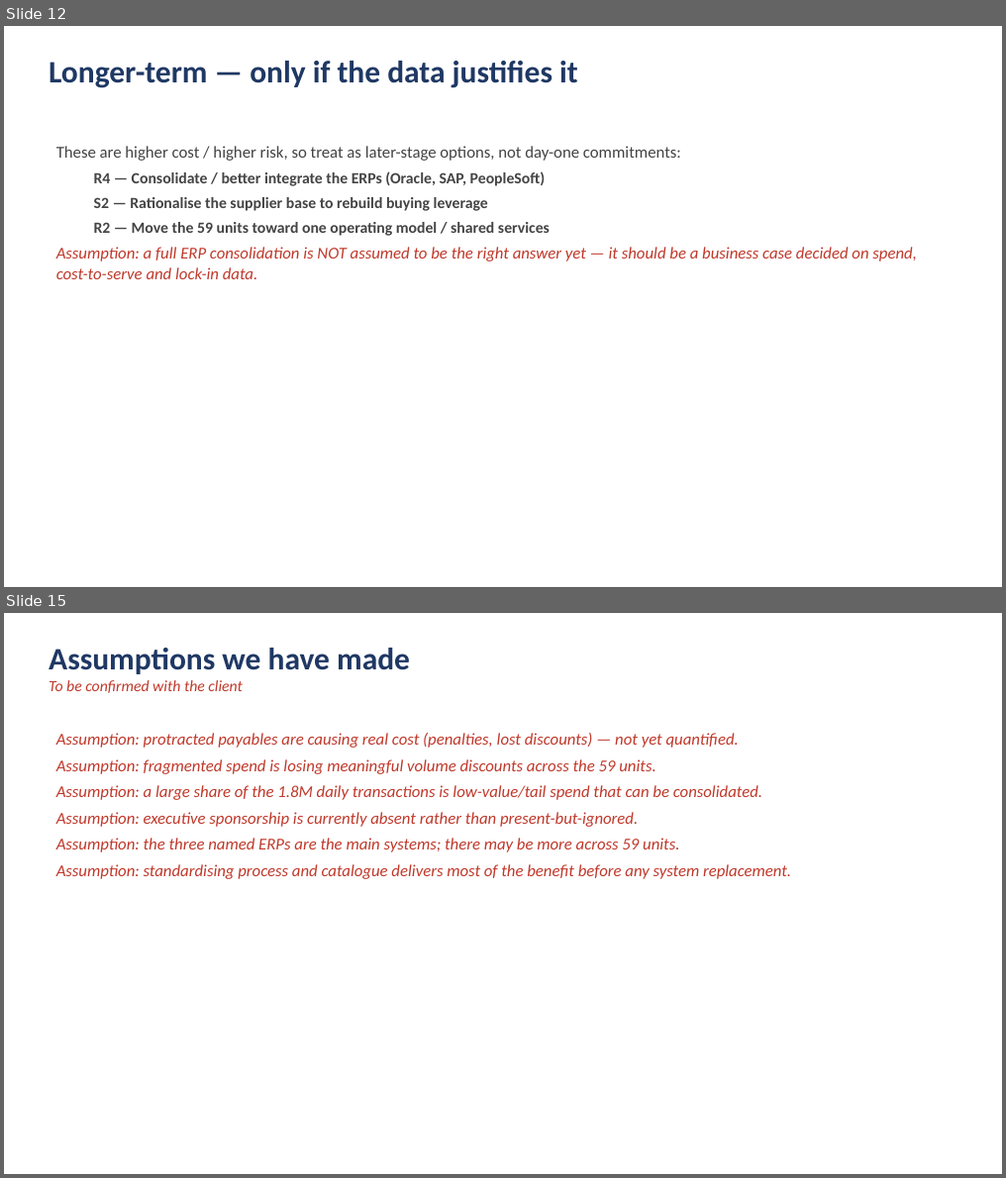
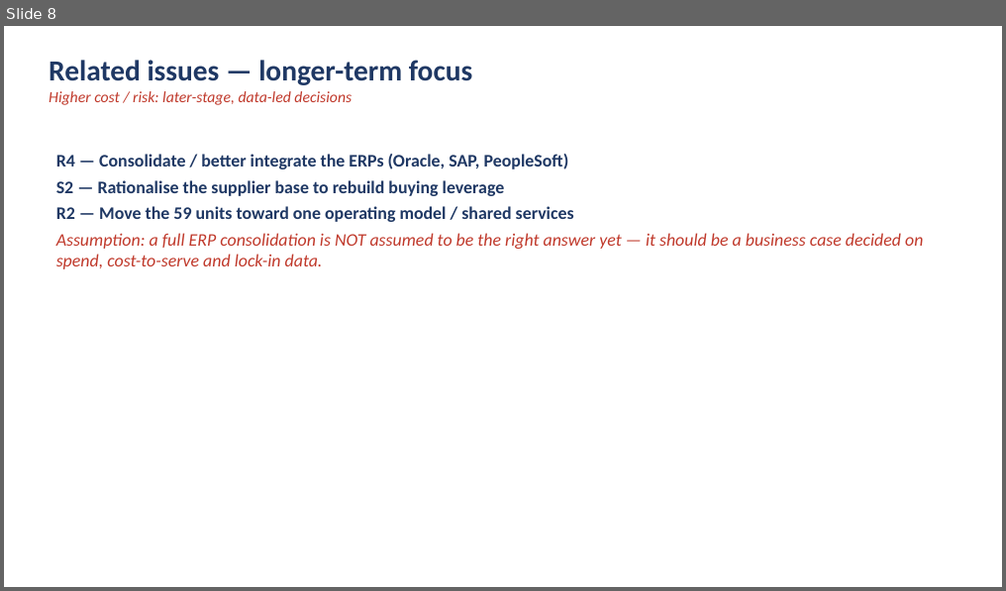
Before and after one commit to DAVIDEJI20/-irri-website, a slide deck: NextTech_Procurement_Analysis.pptx. Shown one above the other, each under a label of ours: slides 12 and 15 before the commit, slide 8 after it; the slides between them are not shown. The pictures are 1006x1178 and 1006x591 pixels, drawn with LibreOffice and Linux fonts; fonts in the diff are those of the drawing. Boxes give left, top, right and bottom in pixels: in the first picture for what was removed or moved away, otherwise in the second. Text is boxed around its words. In the diff, an @@ line names an element or a change of style, - is before the commit and + after.

```diff
--- a/NextTech_Procurement_Analysis.pptx
+++ b/NextTech_Procurement_Analysis.pptx
@@ slide 15 removed at (x1=4, y1=613, x2=1002, y2=1174), background #FFFFFF @@
@@ text removed at (x1=49, y1=648, x2=410, y2=693) @@
-Assumptions we have made
-To be confirmed with the client
@@ text removed at (x1=56, y1=733, x2=791, y2=879) @@
-Assumption: protracted payables are causing real cost (penalties, lost discounts) — not yet quantified.
-Assumption: fragmented spend is losing meaningful volume discounts across the 59 units.
-Assumption: a large share of the 1.8M daily transactions is low-value/tail spend that can be consolidated.
-Assumption: executive sponsorship is currently absent rather than present-but-ignored.
-Assumption: the three named ERPs are the main systems; there may be more across 59 units.
-Assumption: standardising process and catalogue delivers most of the benefit before any system replacement.
@@ what was slide 12 is now slide 8 @@
@@ slide 8 changed as well @@
@@ text at (x1=49, y1=60, x2=472, y2=105): text changed; size 30 to 15 pt; text colour #1F3864 to #C0392B; bold off; italic on @@
-Longer-term — only if the data justifies it
+Related issues — longer-term focus
+Higher cost / risk: later-stage, data-led decisions
@@ text "R4 — Consolidate / better ..." moved from (x1=56, y1=146, x2=917, y2=279) to (x1=56, y1=154, x2=923, y2=270) @@
@@ text "R4 — Consolidate / better ..." at (x1=56, y1=154, x2=923, y2=270): size 15 to 17 pt, text colour #444444 to #1F3864 in "R4 — Consolidate / better integrate the ...", "S2 — Rationalise the supplier base to ...", "R2 — Move the 59 units toward ..."; size 16 to 17 pt in "Assumption: a full ERP consolidation is NOT ..."; list level 2 to 1 in "R4 — Consolidate / better ..."; list level 2 to 1 in "S2 — Rationalise the supplier ..."; list level 2 to 1 in "R2 — Move the 59 ..."; less space between paragraphs @@
@@ text at (x1=56, y1=146, x2=681, y2=161): paragraph removed @@
-These are higher cost / higher risk, so treat as later-stage options, not day-one commitments:
```
Also in this commit, not shown: 9 other slides changed, 2 slides added, 5 other slides removed, 1 other file.
